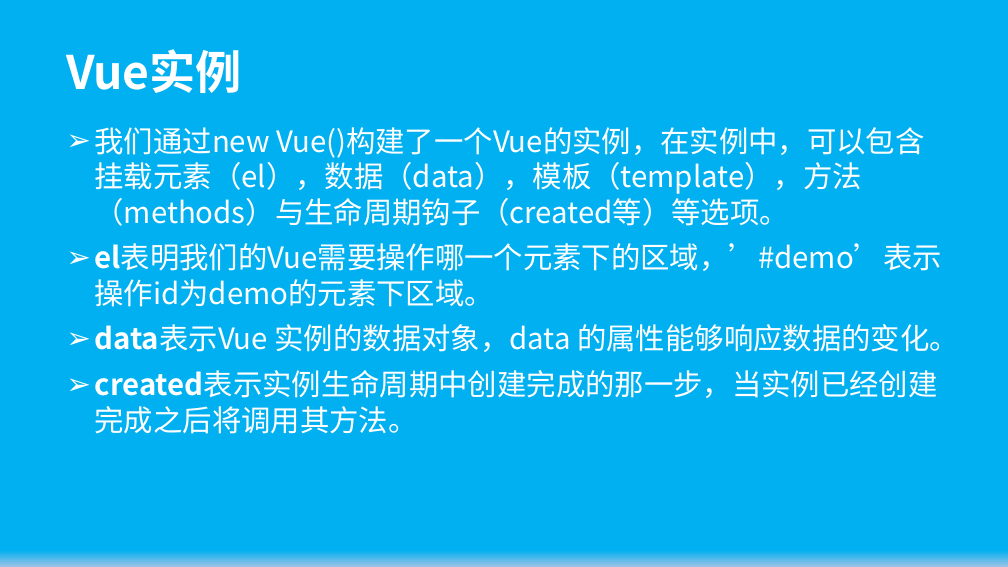
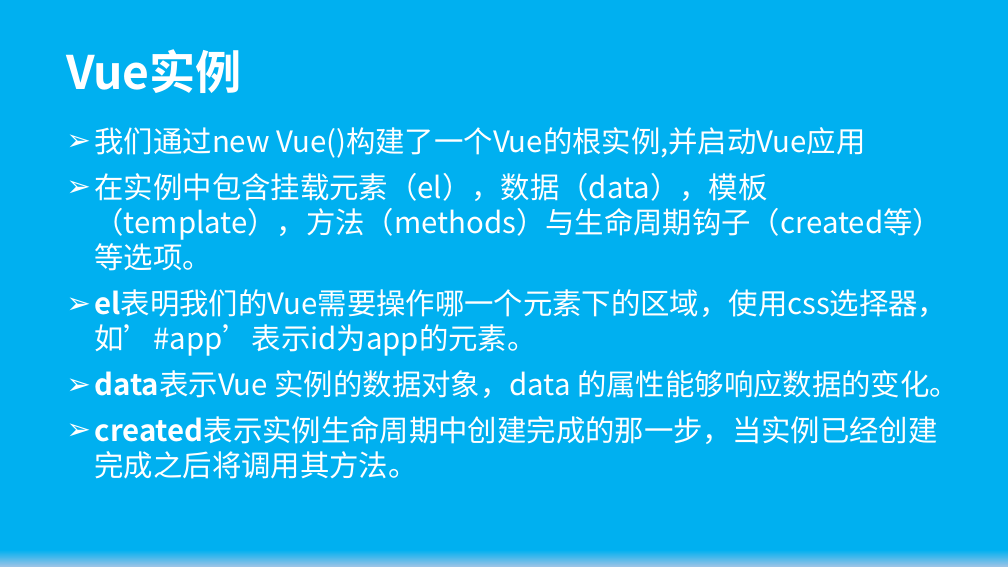
Before and after one commit to wugenshui/ppt, a slide deck: slide 20 of Vue/Vue.js基础.pptx (slide 14 before the commit). Drawn at 1008x567 pixels with LibreOffice and Linux fonts; fonts in the diff are those of the drawing. Boxes give left, top, right and bottom in pixels: in the first picture for what was removed or moved away, otherwise in the second. Text is boxed around its words. In the diff, an @@ line names an element or a change of style, - is before the commit and + after.

```diff
--- a/Vue/Vue.js基础.pptx
+++ b/Vue/Vue.js基础.pptx
@@ subtitle at [95, 127, 948, 356]: text changed @@
-➢ 我们通过new Vue()构建了一个Vue的实例，在实例中，可以包含挂载元素（el），数据（data），模板（template），方法（methods）与生命周期钩子（created等）等选项。
-➢ el表明我们的Vue需要操作哪一个元素下的区域，’#demo’表示操作id为demo的元素下区域。
+➢ 我们通过new Vue()构建了一个Vue的根实例,并启动Vue应用
+➢ 在实例中包含挂载元素（el），数据（data），模板（template），方法（methods）与生命周期钩子（created等）等选项。
+➢ el表明我们的Vue需要操作哪一个元素下的区域，使用css选择器，如’#app’表示id为app的元素。
```
Also in this commit, not shown: 4 other slides changed, 7 slides added, 1 other file.
